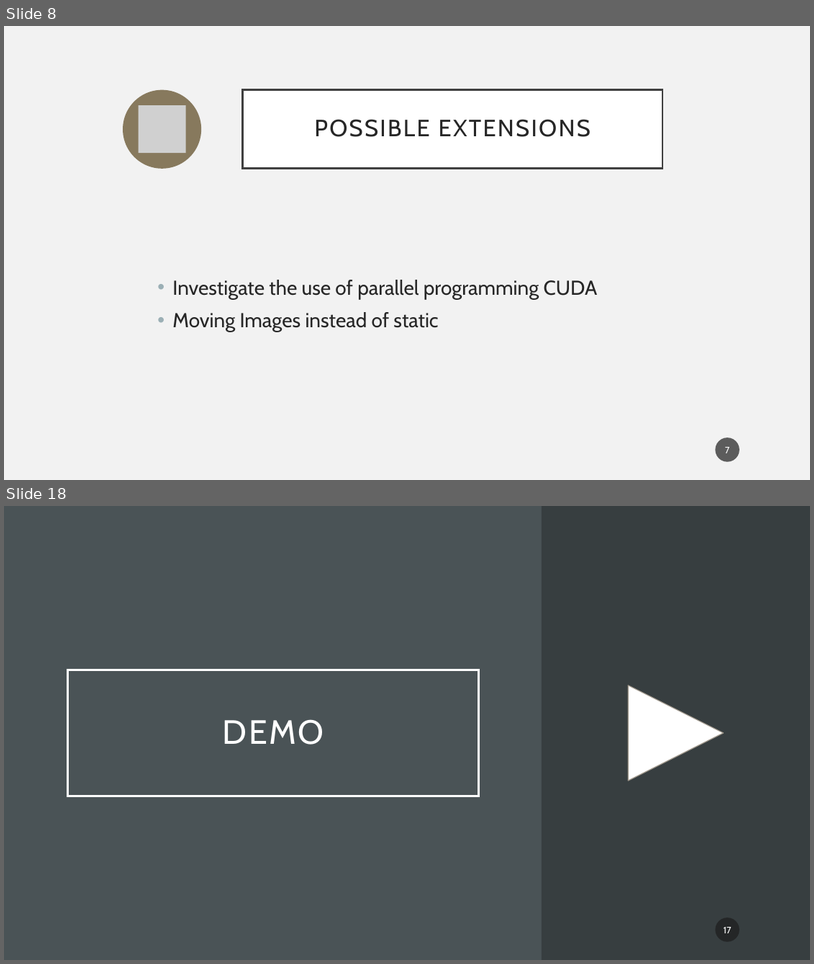
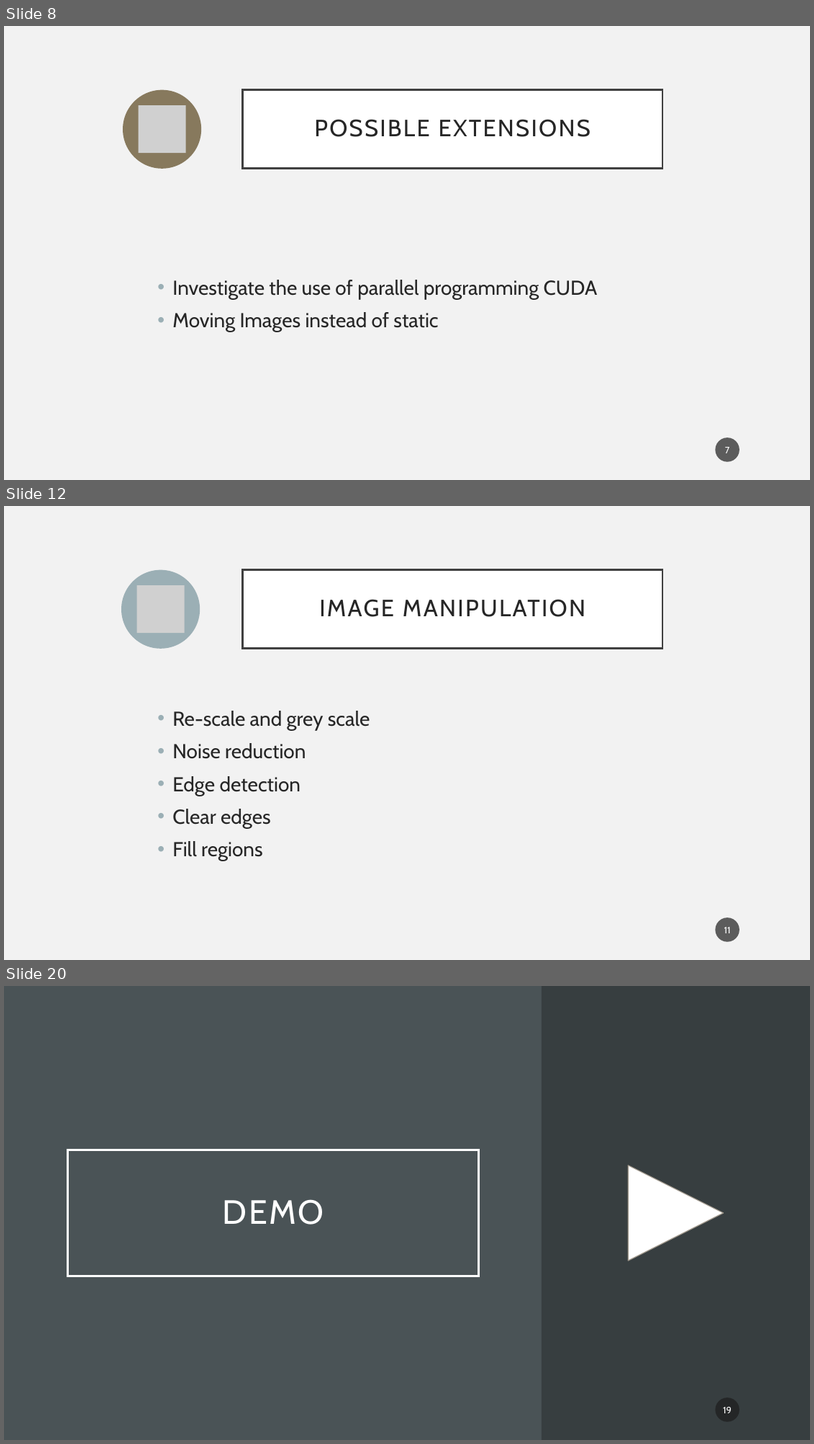
Before and after one commit to PelleDeOntwikkelaar/NumCalLicensePlate, a slide deck: presentation.pptx. Shown one above the other, each under a label of ours: slides 8 and 18 before the commit, slides 8, 12 and 20 after it; the slides between them are not shown. The pictures are 814x964 and 814x1444 pixels, drawn with LibreOffice and Linux fonts; fonts in the diff are those of the drawing; grey boxes stand for pictures. Boxes give left, top, right and bottom in pixels: in the first picture for what was removed or moved away, otherwise in the second. Text is boxed around its words. In the diff, an @@ line names an element or a change of style, - is before the commit and + after.

```diff
--- a/presentation.pptx
+++ b/presentation.pptx
@@ slide 12 added at [4,506,810,960], background #F2F2F2 @@
@@ ellipse added at [121,570,200,649], fill #9BAFB5 @@
@@ title added at [243,569,663,648], fill #FFFFFF, outline #404040 2.5 pt, 28 pt, text #262626 @@
+IMAGE MANIPULATION
@@ picture added at [137,585,185,633] @@
@@ text added at [172,710,370,861], 24 pt, text #262626 @@
+• Re-scale and grey scale
+• Noise reduction
+• Edge detection
+• Clear edges
+• Fill regions
@@ page number added at [716,917,741,942], fill #1D1D1D at 70% opacity, 11 pt, text #FFFFFF @@
+11
@@ what was slide 18 is now slide 20 @@
@@ page number at [723,1406,732,1413]: text changed @@
-17
+19
```
Also in this commit, not shown: 1 slide changed, 4 other slides added, 3 slides removed, 9 other files.
